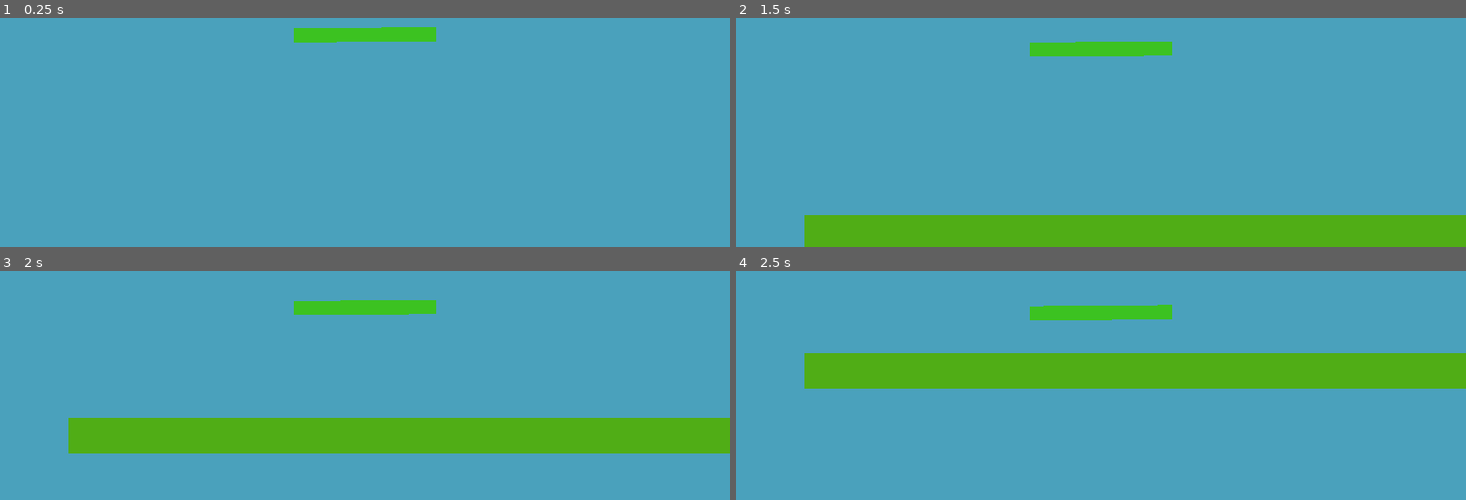
Above: before the commit, frames 1-4 (two rows, left to right).
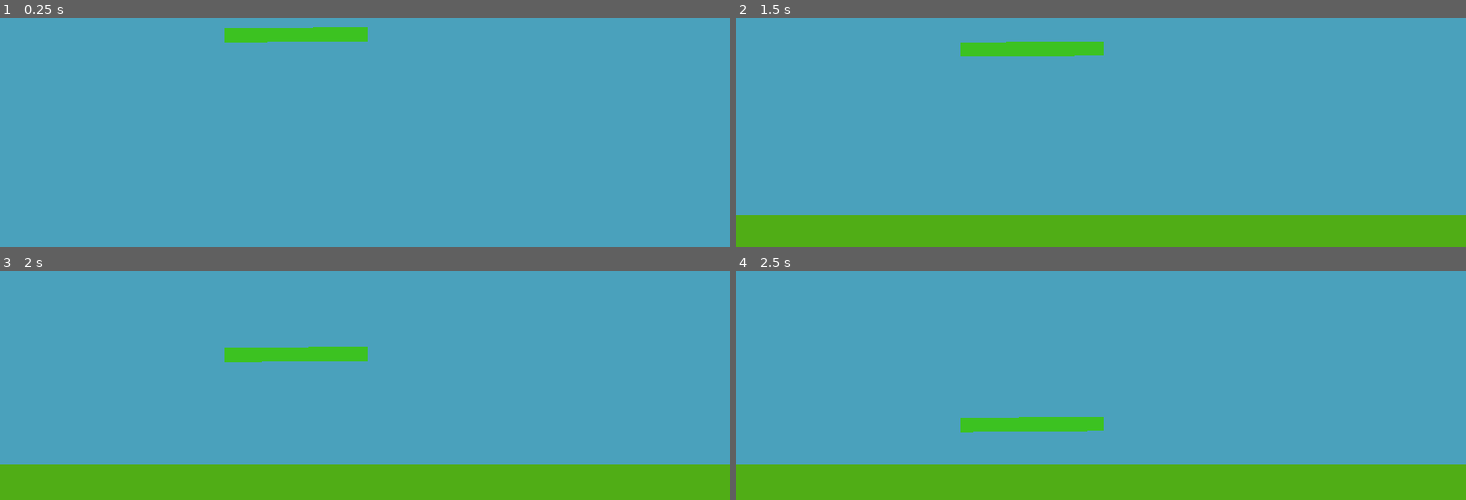
Above: after the commit, the same moments.

Repository: taylorhansen/snek-game
Game: Godot game, scene res://world/World.tscn
The game is run twice, just before and just after one commit, with the same random seed, the same clock (stepped at 60 frames per second) and the same inputs.
Inputs:
- Up to frame 1 (0.25 s): no input
- Up to frame 2 (1.5 s): tap Enter at 0.5 s; hold Right (head_right) 0.53-1.28 s; hold Up (head_grip) 0.53-1.28 s; hold Left (head_left) from 1.28 s (still down); tap W (tail_grip) at 1.35 s
- Up to frame 3 (2 s): keep holding Left (head_left)
- Up to frame 4 (2.5 s): release Left (head_left) at 2.03 s; hold Right (head_right) from 2.03 s (still down); hold Up (head_grip) from 2.03 s (still down)

The runs differ from the first frame. In frame 1, 1.2% of the frame differs, in the area x 30-60%, y 3-11%; in frame 2, 2.5%; in frame 3, 32%, in the area x 0-100%, y 12-100%; in frame 4, 32%.

Commit message:
Prevent seeing past the left invisible wall

Diff:
--- a/snake/Snake.tscn
+++ b/snake/Snake.tscn
@@ -17,6 +17,8 @@
 
 [node name="Camera2D" type="Camera2D" parent="SnakeSegment3"]
 current = true
+limit_left = 0
+limit_bottom = 600
 smoothing_enabled = true
 drag_margin_left = 0.5
 drag_margin_top = 0.5
